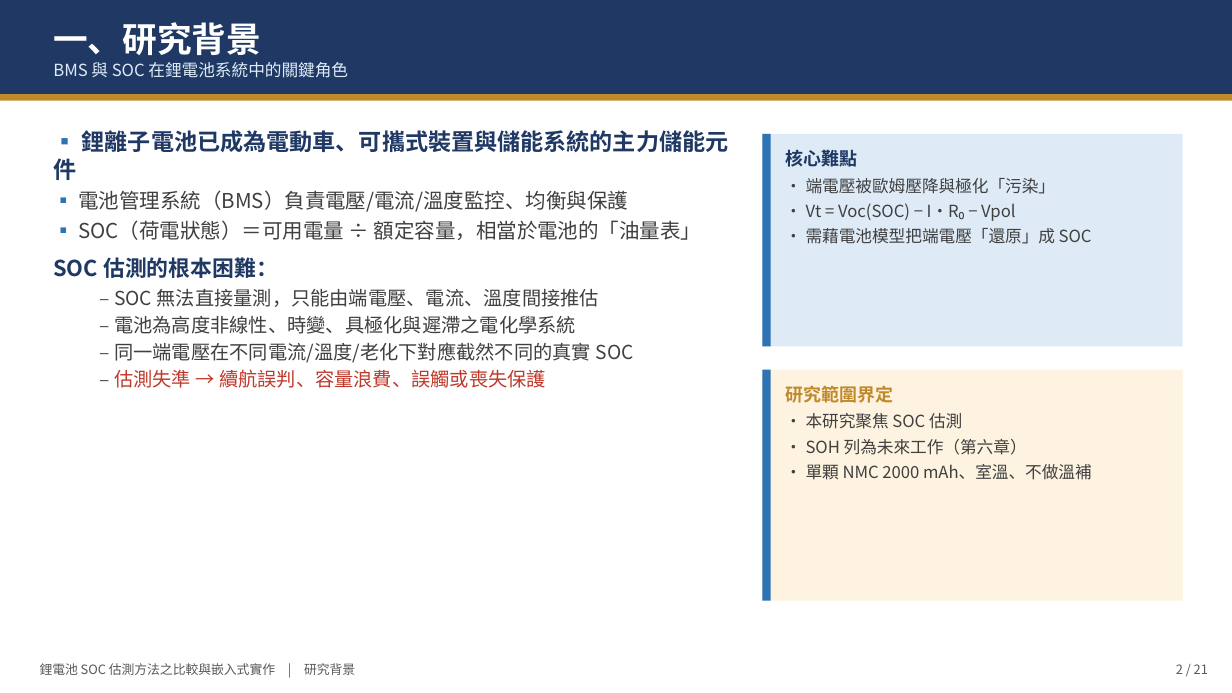
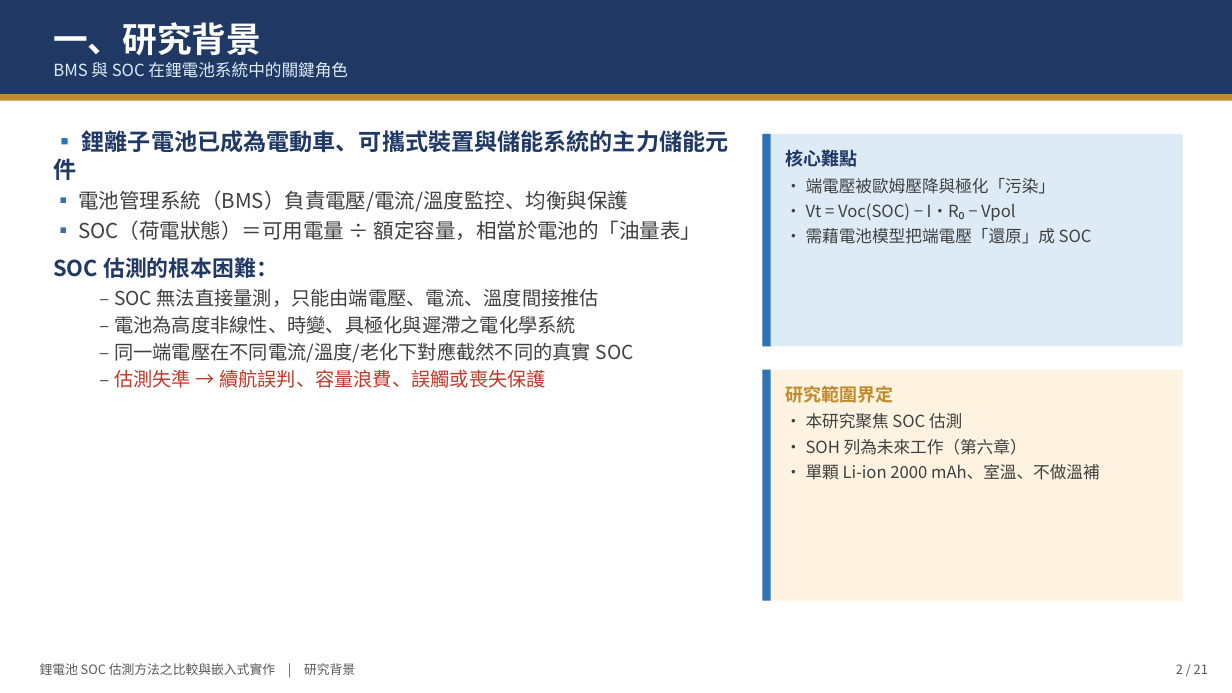
Before and after one commit to JackHung9527/SOC_RESEARCH, a slide deck: slide 3 of DOC/論文撰寫/口試簡報_鋰電池SOC估測.pptx. Drawn at 1232x693 pixels with LibreOffice and Linux fonts; fonts in the diff are those of the drawing. Boxes give left, top, right and bottom in pixels: in the first picture for what was removed or moved away, otherwise in the second. Text is boxed around its words. In the diff, an @@ line names an element or a change of style, - is before the commit and + after.

```diff
--- a/DOC/論文撰寫/口試簡報_鋰電池SOC估測.pptx
+++ b/DOC/論文撰寫/口試簡報_鋰電池SOC估測.pptx
@@ text at (x1=806, y1=464, x2=1100, y2=480): text changed @@
-• 單顆 NMC 2000 mAh、室溫、不做溫補
+• 單顆 Li-ion 2000 mAh、室溫、不做溫補
```
Also in this commit, not shown: 3 other slides changed, 29 other files.
